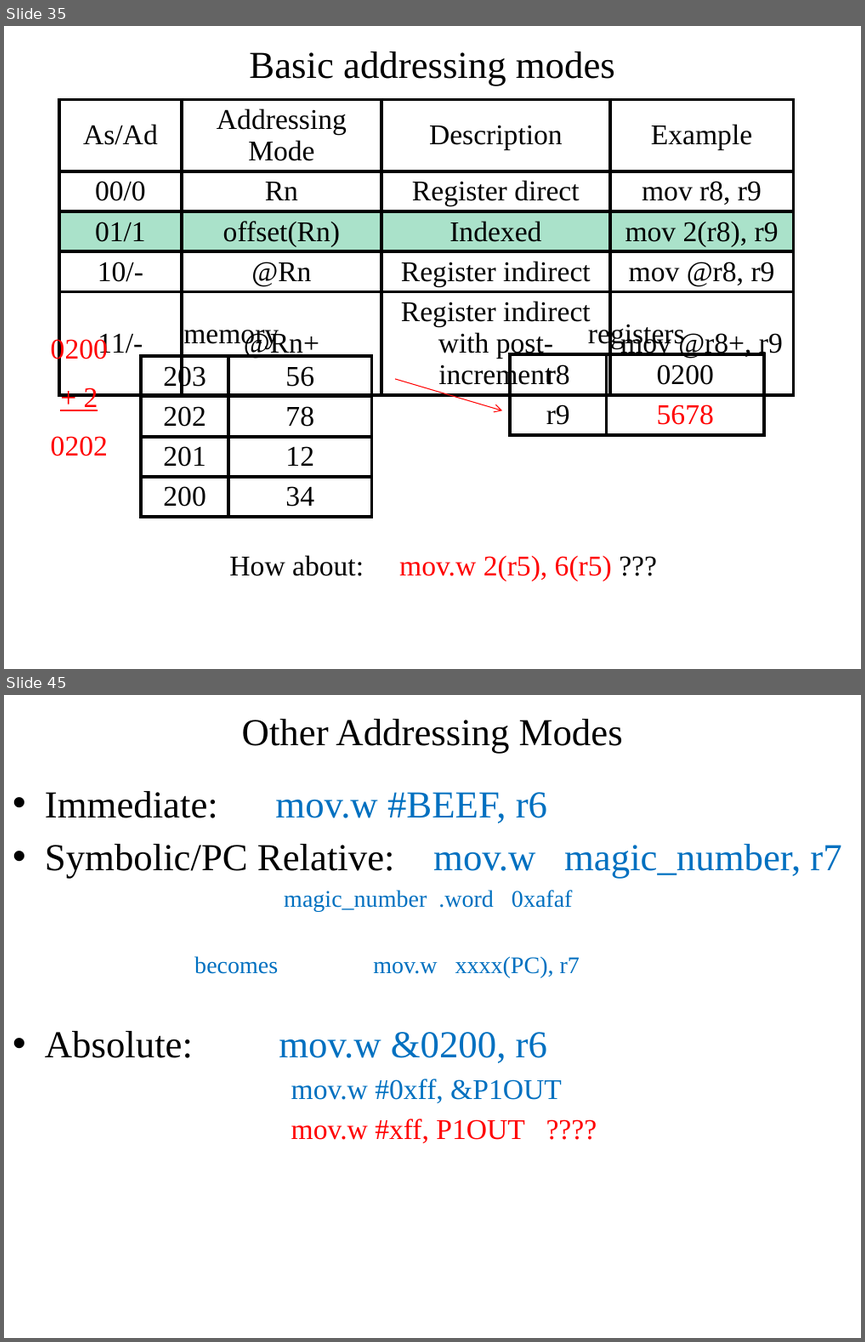
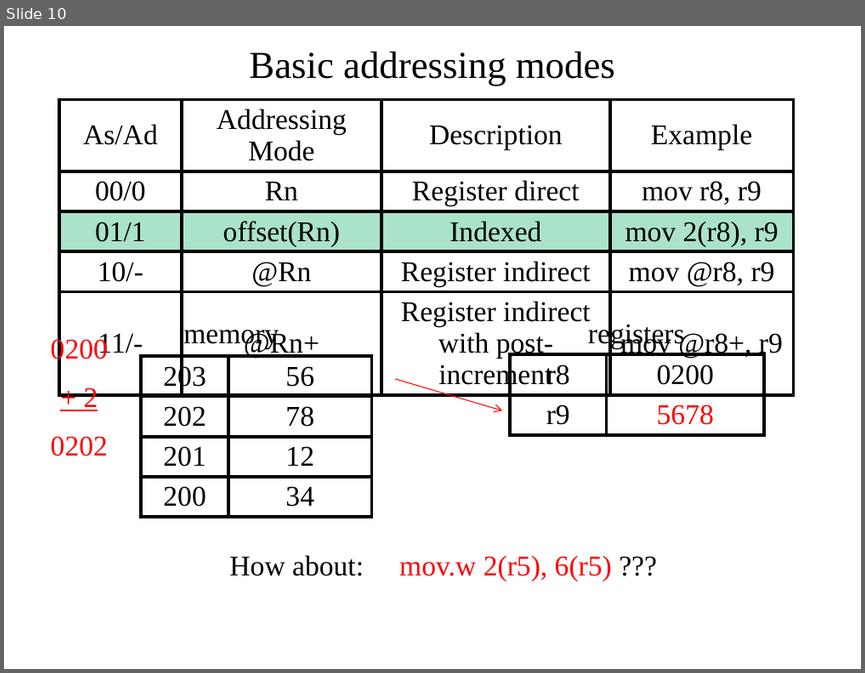
Before and after one commit to pw4rn3r/ECE382, a slide deck: notes/L4/Lsn4.pptx. Shown one above the other, each under a label of ours: slides 35 and 45 before the commit, slide 10 after it; the slides between them are not shown. The pictures are 865x1342 and 865x673 pixels, drawn with LibreOffice and Linux fonts; fonts in the diff are those of the drawing. Boxes give left, top, right and bottom in pixels: in the first picture for what was removed or moved away, otherwise in the second. Text is boxed around its words. In the diff, an @@ line names an element or a change of style, - is before the commit and + after.

```diff
--- a/notes/L4/Lsn4.pptx
+++ b/notes/L4/Lsn4.pptx
@@ slide 45 removed at <box>4,695,861,1338</box>, background #FFFFFF @@
@@ title removed at <box>242,719,623,754</box> @@
-Other Addressing Modes
@@ text removed at <box>45,791,841,1143</box> @@
-• Immediate: mov.w #BEEF, r6
-• Symbolic/PC Relative: mov.w magic_number, r7
-      magic_number .word 0xafaf
-      becomes mov.w xxxx(PC), r7
-• Absolute: mov.w &0200, r6
-    mov.w #0xff, &P1OUT
-    mov.w #xff, P1OUT ????
@@ what was slide 35 is now slide 10 @@
```
Also in this commit, not shown: 5 slides changed, 24 other slides removed, 1 other file.
